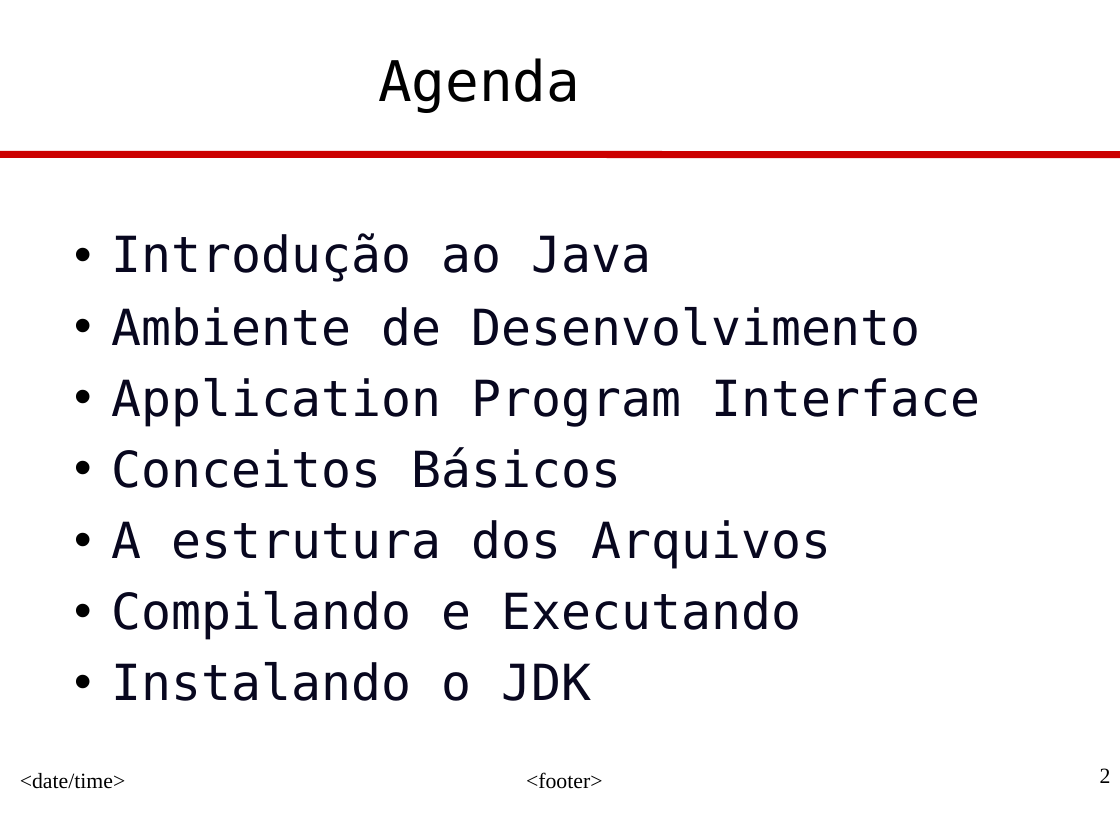
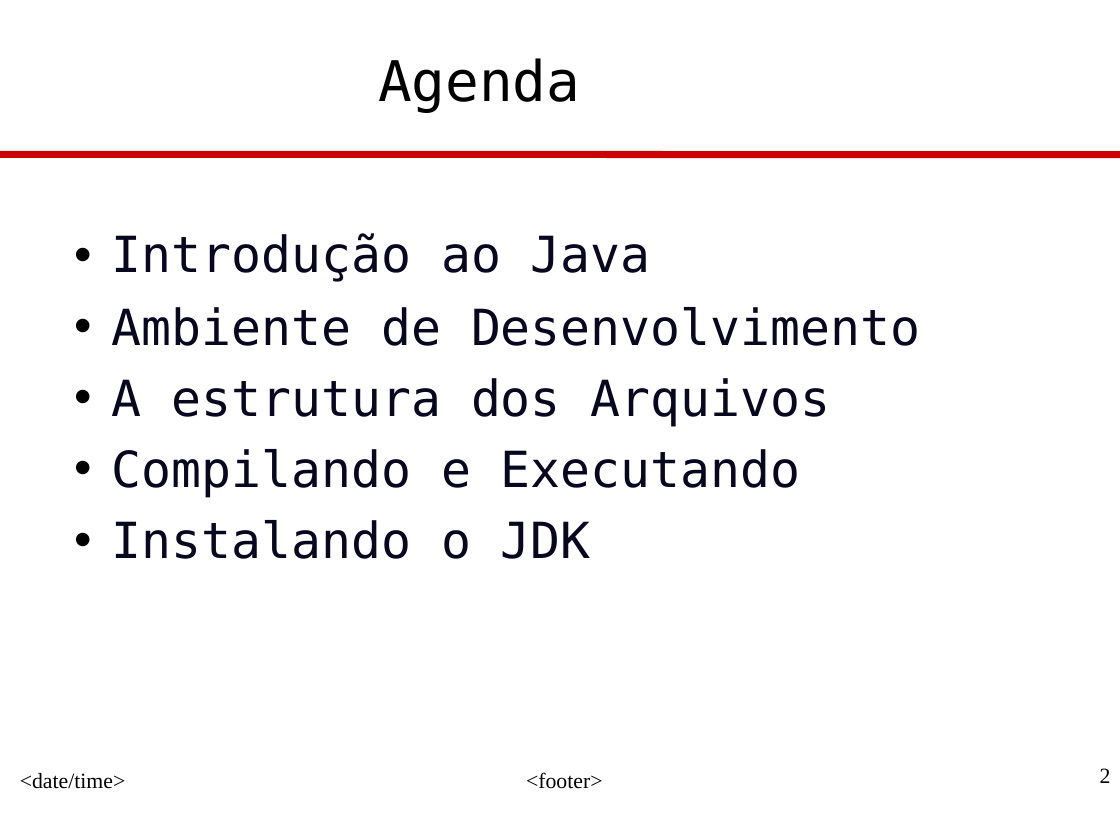
Before and after one commit to eaoliveira/DSJ-N1602, a slide deck: slide 2 of Professor/src/introducao/JavaProg-1-Introducao.ppt. Drawn at 1120x840 pixels with LibreOffice and Linux fonts; fonts in the diff are those of the drawing; background and template pictures are left out. Boxes give left, top, right and bottom in pixels: in the first picture for what was removed or moved away, otherwise in the second. Text is boxed around its words. In the diff, an @@ line names an element or a change of style, - is before the commit and + after.

```diff
--- a/Professor/src/introducao/JavaProg-1-Introducao.ppt
+++ b/Professor/src/introducao/JavaProg-1-Introducao.ppt
@@ text "Introdução ao Java" at [111, 233, 921, 559]: indent changed @@
@@ text at [112, 378, 981, 488]: paragraphs removed @@
-• Application Program Interface
-• Conceitos Básicos
```
Also in this commit, not shown: 11 other slides changed, 8 slides added, 17 slides removed.
